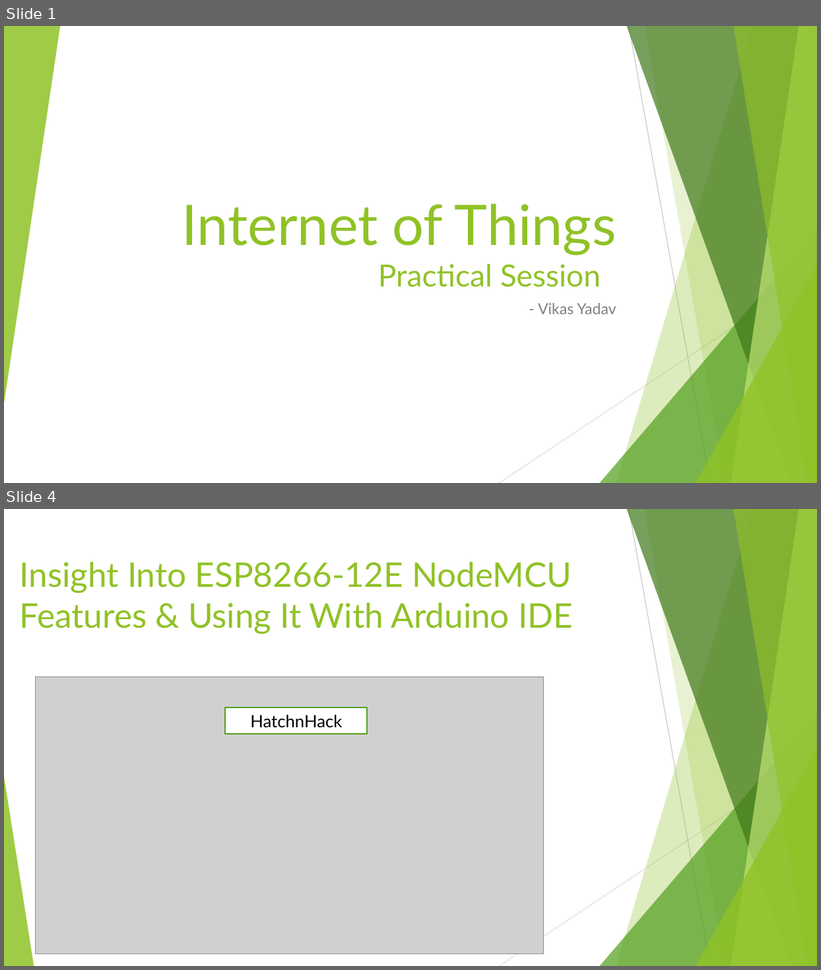
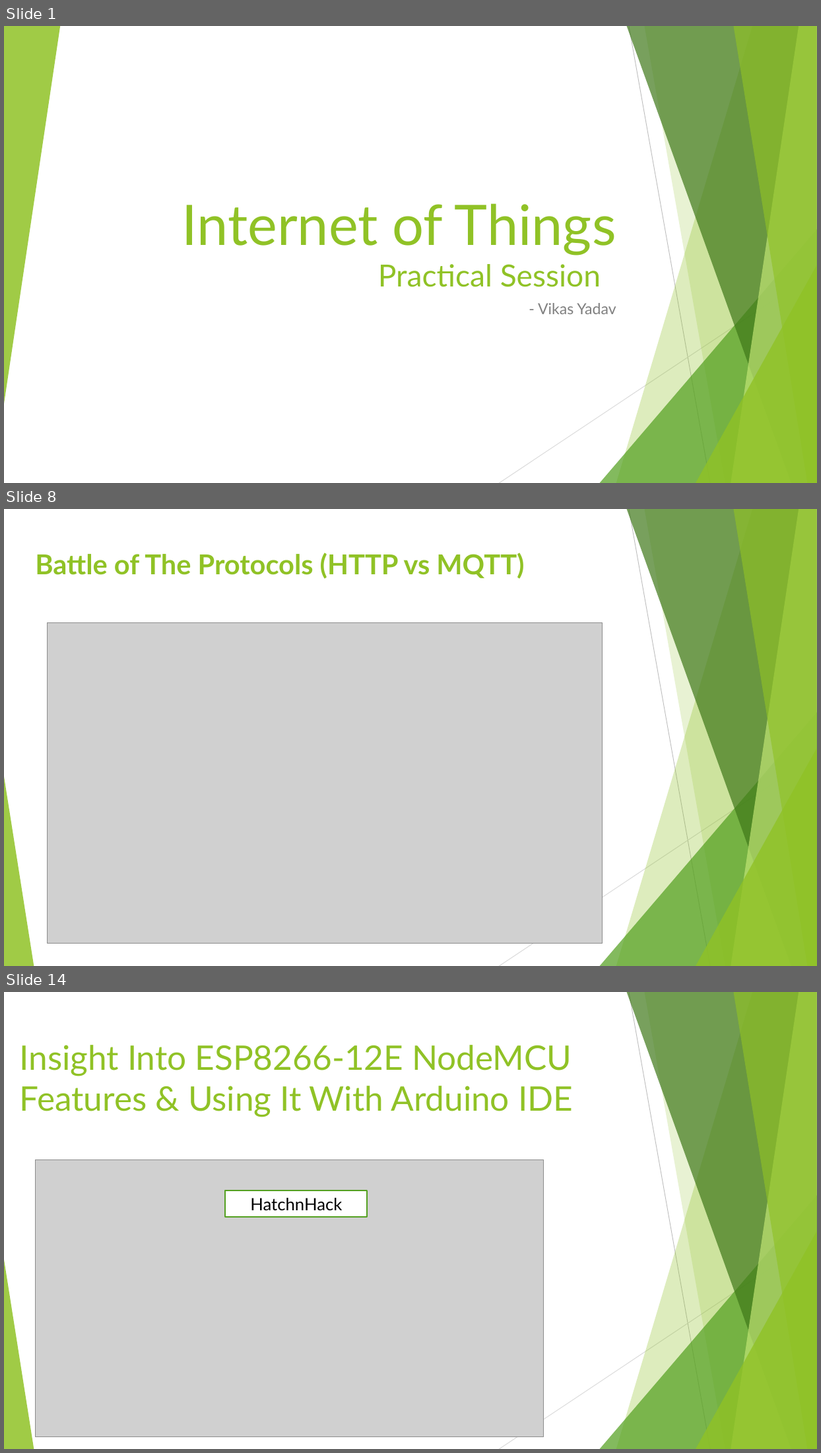
Before and after one commit to vikasyadavnsit/vikasyadavnsit.github.io, a slide deck: Internet of Things.pptx. Shown one above the other, each under a label of ours: slides 1 and 4 before the commit, slides 1, 8 and 14 after it; the slides between them are not shown. The pictures are 821x970 and 821x1453 pixels, drawn with LibreOffice and Linux fonts; fonts in the diff are those of the drawing; grey boxes stand for pictures. Boxes give left, top, right and bottom in pixels: in the first picture for what was removed or moved away, otherwise in the second. Text is boxed around its words. In the diff, an @@ line names an element or a change of style, - is before the commit and + after.

```diff
--- a/Internet of Things.pptx
+++ b/Internet of Things.pptx
@@ slide 8 added at box(4, 509, 817, 966), background #FFFFFF; not listed: 10 template elements that a slide beside it also shows @@
@@ title added at box(35, 553, 524, 579), 32.4 pt, text #90C226, bold @@
+Battle of The Protocols (HTTP vs MQTT)
@@ picture added at box(47, 623, 603, 943) @@
@@ what was slide 4 is now slide 14 @@
```
Also in this commit, not shown: 4 slides changed, 15 other slides added.
